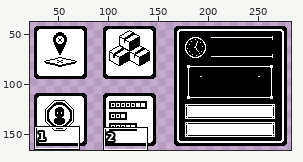
Two versions of one pixel-art file, Assets/Art/ASE/phone.aseprite. Above, an overview of the earlier version with the close-up marked.
Close-up. The starting point:
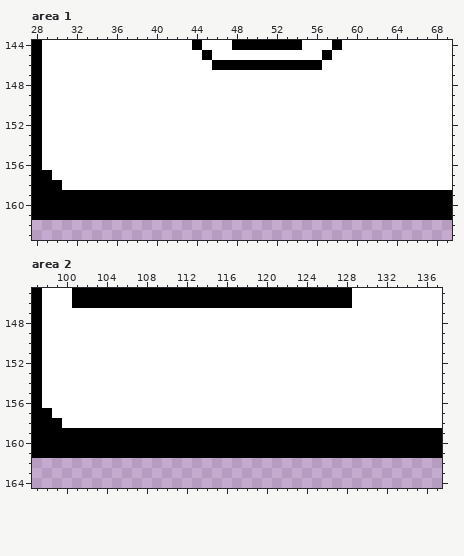
304x176 pixels, 1 frame. Shown: area 1: x 28..69, y 144..163; area 2: x 97..137, y 145..164. The wide view leaves out empty margins. The commit also changed other parts of the picture, which this record leaves out.
After:
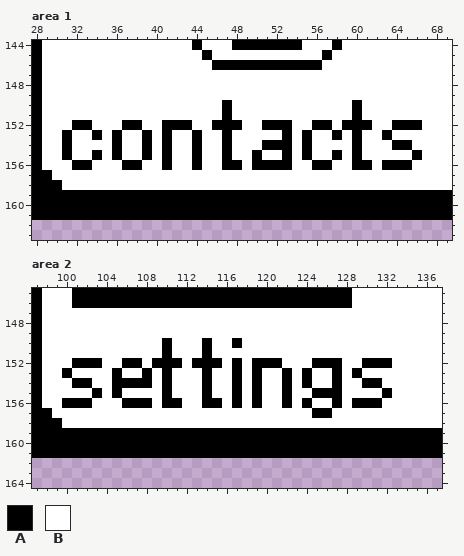
Palette (. is transparent): A #000000  B #ffffff
Diff:
layer "text" now shown
Area 1, layer "text":
y 150..151: x 47 B -> A; x 60 B -> A
y 152: x 32..33 BB -> AA; x 37..38 BB -> AA; x 41..43 BBB -> AAA; x 46..48 BBB -> AAA; x 51..53 BBB -> AAA; x 56..57 BB -> AA; x 59..61 BBB -> AAA; x 64..66 BBB -> AAA
y 153: x 31 B -> A; x 34 B -> A; x 36 B -> A; x 39 B -> A; x 41 B -> A; x 44 B -> A; x 47 B -> A; x 53 B -> A; x 55 B -> A; x 58 B -> A; x 60 B -> A; x 63 B -> A
y 154: x 31 B -> A; x 36 B -> A; x 39 B -> A; x 41 B -> A; x 44 B -> A; x 47 B -> A; x 51..53 BBB -> AAA; x 55 B -> A; x 60 B -> A; x 64..65 BB -> AA
y 155: x 31 B -> A; x 34 B -> A; x 36 B -> A; x 39 B -> A; x 41 B -> A; x 44 B -> A; x 47 B -> A; x 50 B -> A; x 53 B -> A; x 55 B -> A; x 58 B -> A; x 60 B -> A; x 66 B -> A
y 156: x 32..33 BB -> AA; x 37..38 BB -> AA; x 41 B -> A; x 44 B -> A; x 47..48 BB -> AA; x 50..53 BBBB -> AAAA; x 56..57 BB -> AA; x 60..61 BB -> AA; x 63..65 BBB -> AAA
Area 2, layer "text":
y 150: x 110 B -> A; x 114 B -> A; x 117 B -> A
y 151: x 110 B -> A; x 114 B -> A
y 152: x 101..103 BBB -> AAA; x 106..107 BB -> AA; x 109..111 BBB -> AAA; x 113..115 BBB -> AAA; x 117 B -> A; x 119..121 BBB -> AAA; x 125..127 BBB -> AAA; x 130..132 BBB -> AAA
y 153: x 100 B -> A; x 105 B -> A; x 108 B -> A; x 110 B -> A; x 114 B -> A; x 117 B -> A; x 119 B -> A; x 122 B -> A; x 124 B -> A; x 127 B -> A; x 129 B -> A
y 154: x 101..102 BB -> AA; x 105..108 BBBB -> AAAA; x 110 B -> A; x 114 B -> A; x 117 B -> A; x 119 B -> A; x 122 B -> A; x 124 B -> A; x 127 B -> A; x 130..131 BB -> AA
y 155: x 103 B -> A; x 105 B -> A; x 110 B -> A; x 114 B -> A; x 117 B -> A; x 119 B -> A; x 122 B -> A; x 125..127 BBB -> AAA; x 132 B -> A
y 156: x 100..102 BBB -> AAA; x 106..108 BBB -> AAA; x 110..111 BB -> AA; x 114..115 BB -> AA; x 117 B -> A; x 119 B -> A; x 122 B -> A; x 124 B -> A; x 127 B -> A; x 129..131 BBB -> AAA
y 157: x 125..126 BB -> AA
Boxes around the changes in both close-ups, in picture pixels (x1, y1, x2, y2):
changed: (62, 100, 422, 170)
changed: (62, 338, 392, 418)
